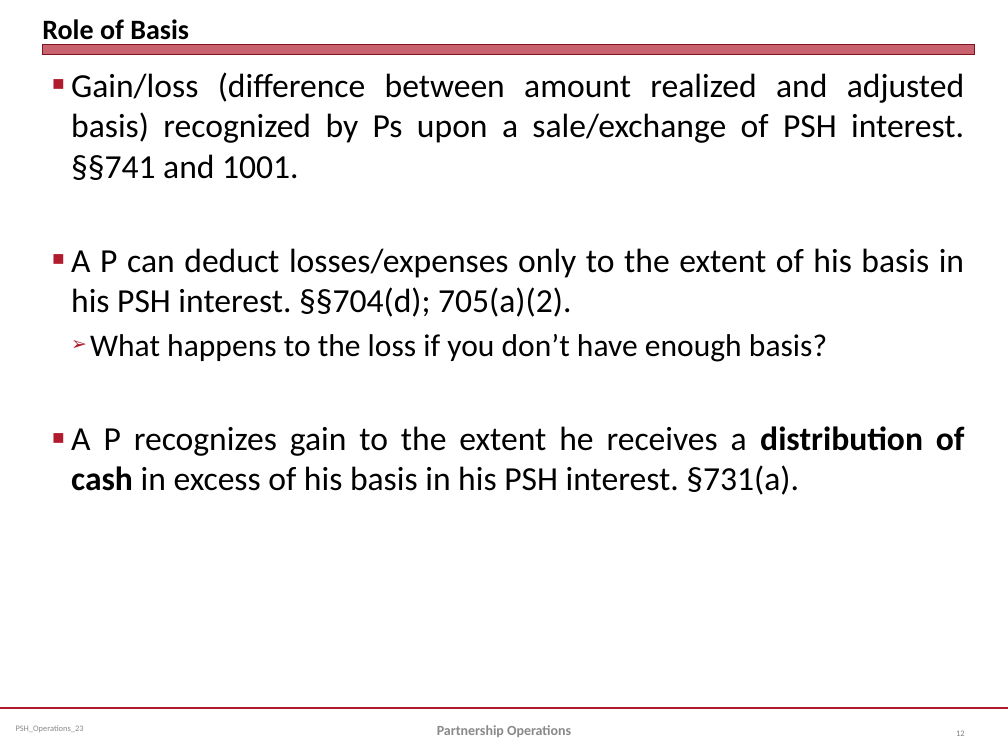
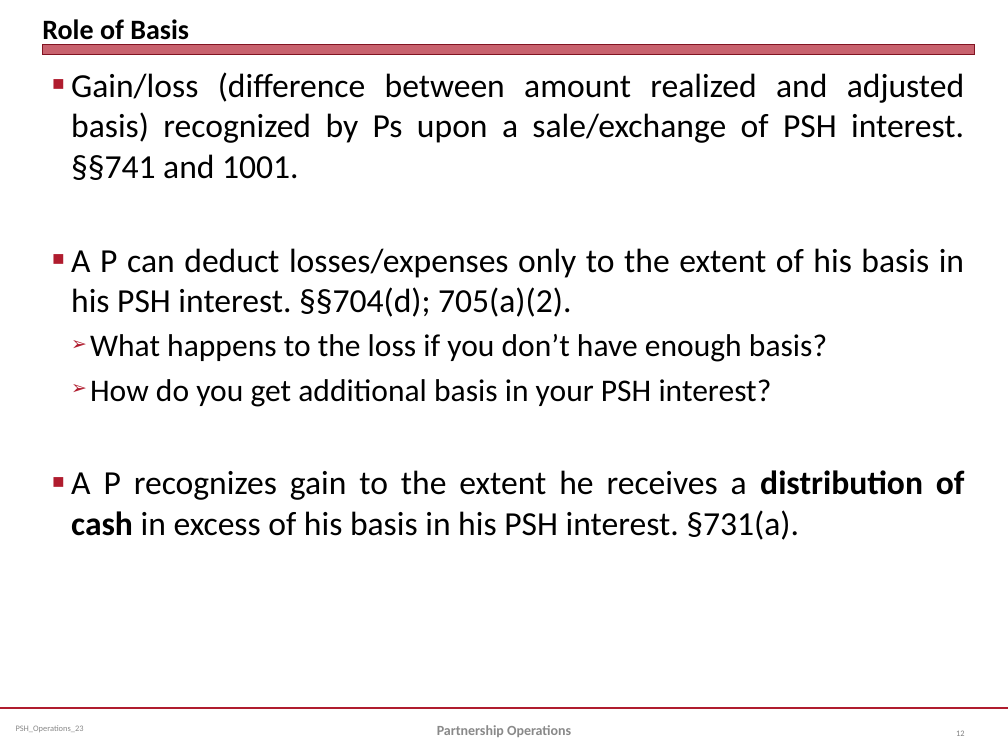
Before and after one commit to jmc877/Partnership-Tax, a slide deck: slide 12 of slides/PSH_Operations_23.pptx. Drawn at 1008x756 pixels with LibreOffice and Linux fonts; fonts in the diff are those of the drawing. Boxes give left, top, right and bottom in pixels: in the first picture for what was removed or moved away, otherwise in the second. Text is boxed around its words. In the diff, an @@ line names an element or a change of style, - is before the commit and + after.

```diff
--- a/slides/PSH_Operations_23.pptx
+++ b/slides/PSH_Operations_23.pptx
@@ text at <box>90,379,772,407</box>: paragraph added @@
+  ➢ How do you get additional basis in your PSH interest?
```
Also in this commit, not shown: 4 other slides changed, 4 other files.
